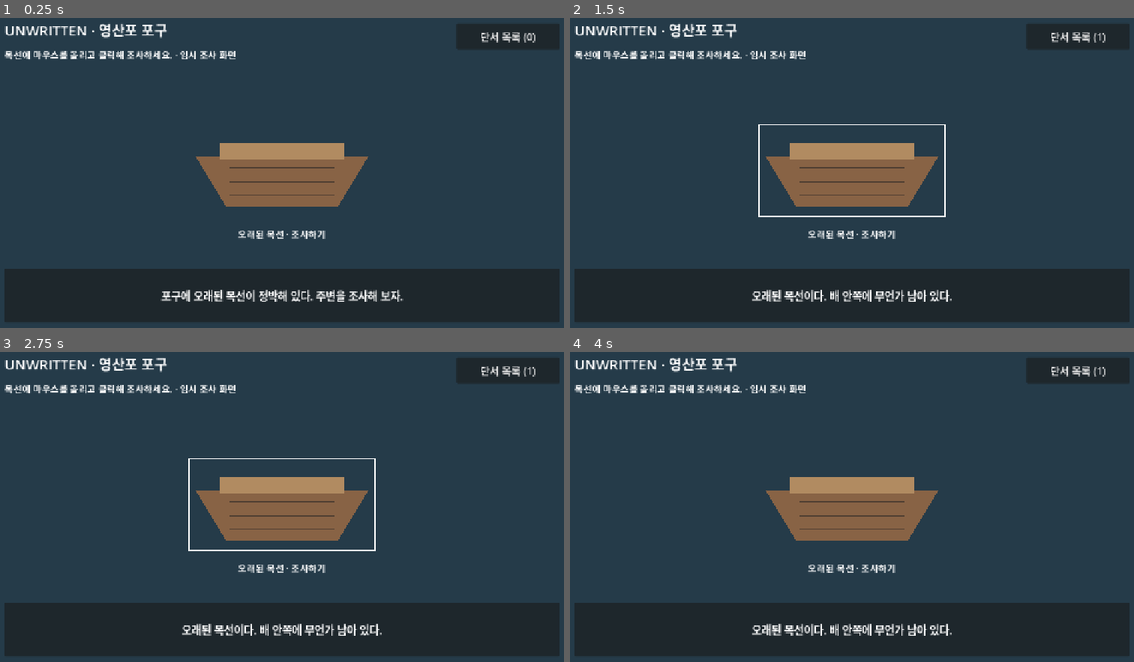
Above: before the commit, frames 1-4 (two rows, left to right).
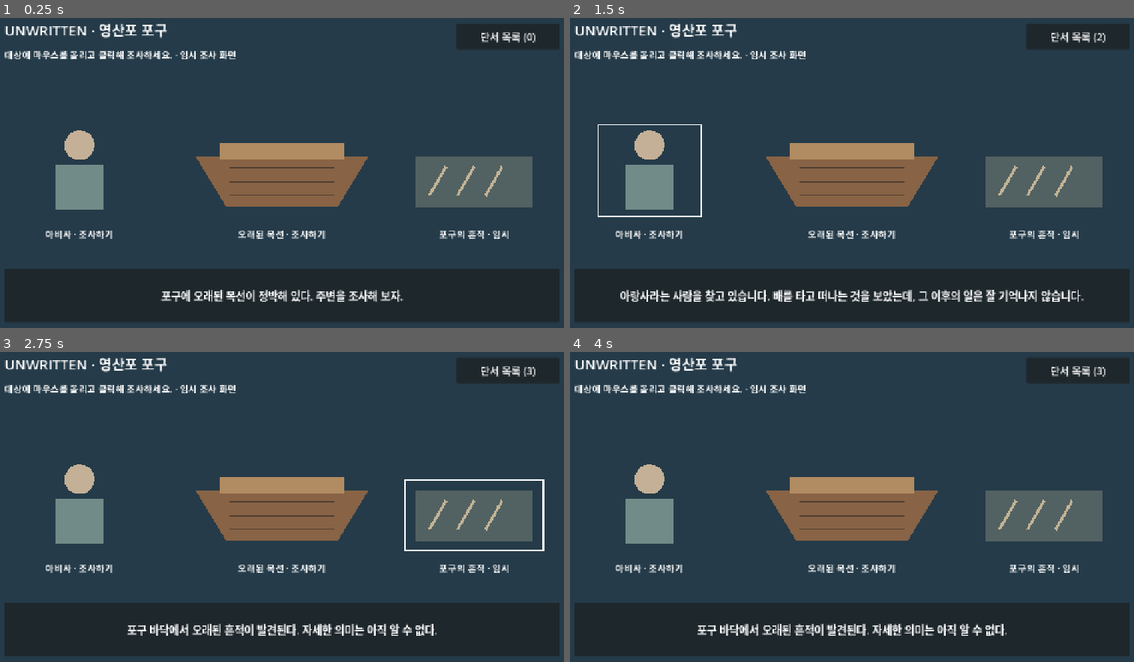
Above: after the commit, the same moments.

Repository: Enjay01056/unwritten
Game: Godot game, scene res://main.tscn
The game is run twice, just before and just after one commit, with the same random seed, the same clock (stepped at 60 frames per second) and the same inputs. The project has no main scene, so this scene is started directly.
Inputs (mouse positions are in pixels of both pictures, inside the frame that each line leads up to; where the layout moved, square brackets give the same spot in the first picture):
- Up to frame 1 (0.25 s): no input
- Up to frame 2 (1.5 s): click (852, 169) at 0.5 s; click (648, 169) [852, 169] at 1.25 s
- Up to frame 3 (2.75 s): click (473, 516) [282, 503] at 2 s
- Up to frame 4 (4 s): click "단서 목록 (1)" (after the commit: "단서 목록 (3)") at 2.75 s; click "닫기" at 3.5 s

The runs differ from the first frame. In frame 1, 5.5% of the frame differs, in the area x 0-95%, y 10-72%; in frame 2, 8.1%, in the area x 0-95%, y 4-92%; in frame 3, 7.6%; in frame 4, 6.9%.

Commit message:
feat: expand investigation targets and clues

Diff:
--- a/data/investigation.json
+++ b/data/investigation.json
@@ -3,12 +3,31 @@
     "clue_boat_01": {
       "name": "오래된 목선",
       "description": "영산포 포구에서 발견한 오래된 목선. 현재 조사 중인 왜곡 현상과 관련이 있을 수 있다."
+    },
+    "clue_abisa_01": {
+      "name": "아비사의 증언",
+      "description": "아비사는 아랑사가 배를 타고 떠난 뒤 돌아오지 않았다고 말한다. 그러나 그 이후의 상황은 명확하게 기억하지 못한다.",
+      "category": "testimony"
+    },
+    "clue_port_01": {
+      "name": "포구의 흔적",
+      "description": "영산포 포구에서 발견한 오래된 흔적. 현재로서는 무엇을 의미하는지 판단하기 어렵다.",
+      "category": "observation"
     }
   },
   "targets": {
     "boat": {
       "clue_id": "clue_boat_01",
       "inspection_text": "오래된 목선이다. 배 안쪽에 무언가 남아 있다."
+    },
+    "abisa": {
+      "clue_id": "clue_abisa_01",
+      "inspection_text": "아랑사라는 사람을 찾고 있습니다. 배를 타고 떠나는 것을 보았는데, 그 이후의 일은 잘 기억나지 않습니다."
+    },
+    "port": {
+      "clue_id": "clue_port_01",
+      "inspection_text": "포구 바닥에서 오래된 흔적이 발견된다. 자세한 의미는 아직 알 수 없다.",
+      "prototype_only": true
     }
   }
 }
--- a/main.tscn
+++ b/main.tscn
@@ -41,7 +41,7 @@
 offset_right = 850.0
 offset_bottom = 128.0
 theme_override_font_sizes/font_size = 20
-text = "목선에 마우스를 올리고 클릭해 조사하세요. · 임시 조사 화면"
+text = "대상에 마우스를 올리고 클릭해 조사하세요. · 임시 조사 화면"
 
 [node name="Boat" type="Button" parent="Interface/Screen" groups=["investigation_targets"]]
 offset_left = 440.0
@@ -60,6 +60,50 @@
 offset_bottom = 510.0
 theme_override_font_sizes/font_size = 20
 text = "오래된 목선 · 조사하기"
+horizontal_alignment = 1
+mouse_filter = 2
+
+[node name="Abisa" type="Button" parent="Interface/Screen" groups=["investigation_targets"]]
+offset_left = 96.0
+offset_top = 255.0
+offset_right = 320.0
+offset_bottom = 455.0
+mouse_default_cursor_shape = 2
+tooltip_text = "아비사 조사 · 임시 NPC"
+flat = true
+script = ExtResource("2_target")
+target_id = "abisa"
+placeholder_kind = "npc"
+
+[node name="AbisaCaption" type="Label" parent="Interface/Screen"]
+offset_left = 96.0
+offset_top = 475.0
+offset_right = 320.0
+offset_bottom = 510.0
+theme_override_font_sizes/font_size = 20
+text = "아비사 · 조사하기"
+horizontal_alignment = 1
+mouse_filter = 2
+
+[node name="Port" type="Button" parent="Interface/Screen" groups=["investigation_targets"]]
+offset_left = 900.0
+offset_top = 300.0
+offset_right = 1200.0
+offset_bottom = 455.0
+mouse_default_cursor_shape = 2
+tooltip_text = "포구의 흔적 조사 · 검증용 임시 콘텐츠"
+flat = true
+script = ExtResource("2_target")
+target_id = "port"
+placeholder_kind = "trace"
+
+[node name="PortCaption" type="Label" parent="Interface/Screen"]
+offset_left = 900.0
+offset_top = 475.0
+offset_right = 1200.0
+offset_bottom = 510.0
+theme_override_font_sizes/font_size = 20
+text = "포구의 흔적 · 임시"
 horizontal_alignment = 1
 mouse_filter = 2
 
--- a/scripts/investigation_target.gd
+++ b/scripts/investigation_target.gd
@@ -2,6 +2,7 @@
 
 @export var target_id: String = "boat"
 @export var target_texture: Texture2D
+@export_enum("boat", "npc", "trace") var placeholder_kind: String = "boat"
 var is_hovered: bool = false
 
 
@@ -19,6 +20,13 @@
 func _draw() -> void:
 	if target_texture != null:
 		draw_texture_rect(target_texture, Rect2(Vector2.ZERO, size), false)
+	elif placeholder_kind == "npc":
+		draw_circle(Vector2(size.x * 0.5, size.y * 0.23), size.y * 0.16, Color("c4b096"))
+		draw_rect(Rect2(size * Vector2(0.27, 0.44), size * Vector2(0.46, 0.48)), Color("718b88"))
+	elif placeholder_kind == "trace":
+		draw_rect(Rect2(size * Vector2(0.08, 0.15), size * Vector2(0.84, 0.72)), Color("526162"))
+		for fraction in [0.30, 0.50, 0.70]:
+			draw_line(size * Vector2(fraction, 0.30), size * Vector2(fraction - 0.12, 0.70), Color("c2b495"), 6.0)
 	else:
 		var hull := PackedVector2Array([
 			Vector2(size.x * 0.04, size.y * 0.35),
--- a/scripts/main.gd
+++ b/scripts/main.gd
@@ -55,6 +55,11 @@
 	clue_panel.visible = not clue_panel.visible
 
 
+func get_clue_category(clue_id: String) -> String:
+	# 기존 단서처럼 분류가 없는 데이터도 그대로 사용할 수 있습니다.
+	return clue_definitions.get(clue_id, {}).get("category", "uncategorized")
+
+
 func _refresh_clues() -> void:
 	for child in clue_entries.get_children():
 		clue_entries.remove_child(child)
@@ -65,11 +70,12 @@
 		return
 	for clue_id in acquired_clue_ids:
 		var clue: Dictionary = clue_definitions[clue_id]
-		_add_clue_label(clue["name"], 24)
+		var name_label := _add_clue_label(clue["name"], 24)
+		name_label.set_meta("category", get_clue_category(clue_id))
 		_add_clue_label(clue["description"])
 
 
-func _add_clue_label(content: String, font_size: int = 20) -> void:
+func _add_clue_label(content: String, font_size: int = 20) -> Label:
 	var label := Label.new()
 	label.text = content
 	# 자동 줄바꿈의 기준 폭을 보장하고, 긴 설명의 행간을 확보합니다.
@@ -79,3 +85,4 @@
 	label.add_theme_constant_override("line_spacing", 6)
 	label.size_flags_horizontal = Control.SIZE_EXPAND_FILL
 	clue_entries.add_child(label)
+	return label
--- a/tests/investigation_test.gd
+++ b/tests/investigation_test.gd
@@ -72,5 +72,98 @@
 	_check(description.get_theme_constant("line_spacing") == 6, "설명에 지정된 행간이 적용되어야 합니다.")
 	await _click(Vector2(1100, 65))
 	_check(not panel.visible, "목록 버튼을 다시 누르면 닫혀야 합니다.")
+	scene.free()
+	await _test_multiple_targets()
 	print("조사 프로토타입 입력·데이터 검사: 실패 %d개" % failures)
 	quit(0 if failures == 0 else 1)
+
+
+func _test_multiple_targets() -> void:
+	var expected := {
+		"boat": {
+			"node": "Boat", "position": Vector2(600, 340),
+			"clue_id": "clue_boat_01", "name": "오래된 목선",
+			"category": "uncategorized",
+			"description": "영산포 포구에서 발견한 오래된 목선. 현재 조사 중인 왜곡 현상과 관련이 있을 수 있다.",
+			"text": "오래된 목선이다. 배 안쪽에 무언가 남아 있다."
+		},
+		"abisa": {
+			"node": "Abisa", "position": Vector2(200, 340),
+			"clue_id": "clue_abisa_01", "name": "아비사의 증언",
+			"category": "testimony",
+			"description": "아비사는 아랑사가 배를 타고 떠난 뒤 돌아오지 않았다고 말한다. 그러나 그 이후의 상황은 명확하게 기억하지 못한다.",
+			"text": "아랑사라는 사람을 찾고 있습니다. 배를 타고 떠나는 것을 보았는데, 그 이후의 일은 잘 기억나지 않습니다."
+		},
+		"port": {
+			"node": "Port", "position": Vector2(1050, 370),
+			"clue_id": "clue_port_01", "name": "포구의 흔적",
+			"category": "observation",
+			"description": "영산포 포구에서 발견한 오래된 흔적. 현재로서는 무엇을 의미하는지 판단하기 어렵다.",
+			"text": "포구 바닥에서 오래된 흔적이 발견된다. 자세한 의미는 아직 알 수 없다."
+		}
+	}
+	# 새 씬으로 시작해 세 대상의 모든 조사 순서를 실제 GUI 입력으로 검사합니다.
+	var orders := [
+		["boat", "abisa", "port"], ["boat", "port", "abisa"],
+		["abisa", "boat", "port"], ["abisa", "port", "boat"],
+		["port", "boat", "abisa"], ["port", "abisa", "boat"]
+	]
+	for order in orders:
+		var scene = load("res://main.tscn").instantiate()
+		root.add_child(scene)
+		await process_frame
+		await process_frame
+		_check(scene.target_definitions.size() == 3, "세 조사 대상 데이터를 로드해야 합니다.")
+		_check(scene.clue_definitions.size() == 3, "서로 다른 단서 ID 세 개를 로드해야 합니다.")
+		_check(get_nodes_in_group("investigation_targets").size() == 3, "씬에 조사 대상 세 개가 있어야 합니다.")
+		_check(not scene.clue_definitions["clue_boat_01"].has("category"), "기존 목선의 분류 없는 스키마를 유지해야 합니다.")
+		_check(scene.target_definitions["port"].get("prototype_only", false), "포구의 흔적은 임시 콘텐츠여야 합니다.")
+		var expected_ids: Array[String] = []
+		for target_id in order:
+			var item: Dictionary = expected[target_id]
+			_check(scene.target_definitions[target_id]["clue_id"] == item["clue_id"], "대상과 단서의 데이터 연결이 일치해야 합니다.")
+			await _move_mouse(item["position"])
+			for other_id in expected:
+				var target = scene.get_node("Interface/Screen/" + expected[other_id]["node"])
+				_check(target.is_hovered == (other_id == target_id), "각 대상의 호버는 독립적이어야 합니다.")
+				if other_id != target_id:
+					var current = scene.get_node("Interface/Screen/" + item["node"])
+					_check(not current.get_global_rect().intersects(target.get_global_rect()), "조사 대상끼리 겹치면 안 됩니다.")
+			await _click(item["position"])
+			expected_ids.append(item["clue_id"])
+			_check(scene.acquired_clue_ids == expected_ids, "조사 순서와 관계없이 각 단서를 획득해야 합니다.")
+			_check(scene.investigation_text.text == item["text"], "각 대상의 지정된 조사 문구를 표시해야 합니다.")
+			_check(scene.get_clue_category(item["clue_id"]) == item["category"], "선택적 단서 분류를 처리해야 합니다.")
+			await _click(item["position"])
+			_check(scene.acquired_clue_ids == expected_ids, "각 대상의 반복 조사로 단서가 중복되면 안 됩니다.")
+			_check(scene.investigation_text.text == item["text"], "획득 후에도 재조사가 가능해야 합니다.")
+		await _move_mouse(Vector2(100, 200))
+		for target in get_nodes_in_group("investigation_targets"):
+			_check(not target.is_hovered, "대상 이탈 시 모든 강조가 해제되어야 합니다.")
+		await _click(Vector2(1100, 65))
+		await process_frame
+		await process_frame
+		var entries = scene.clue_entries
+		_check(scene.clue_toggle.text == "단서 목록 (3)", "목록 버튼은 단서 세 개를 표시해야 합니다.")
+		_check(entries.get_child_count() == 6, "이름과 설명을 포함한 단서 세 개만 표시해야 합니다.")
+		for index in range(order.size()):
+			var item: Dictionary = expected[order[index]]
+			var name_label: Label = entries.get_child(index * 2)
+			var description: Label = entries.get_child(index * 2 + 1)
+			_check(name_label.text == item["name"], "모든 단서 이름이 정확해야 합니다.")
+			_check(description.text == item["description"], "모든 단서 설명이 정확해야 합니다.")
+			_check(name_label.get_meta("category") == item["category"], "목록은 해당 단서 분류를 유지해야 합니다.")
+			_check(description.get_line_count() > 1, "각 설명은 줄바꿈되어야 합니다.")
+			_check(description.size.x <= 326.0, "각 설명은 내부 폭을 넘지 않아야 합니다.")
+			_check(description.size.y >= description.get_minimum_size().y, "설명 텍스트 높이가 잘리지 않아야 합니다.")
+		var scroll: ScrollContainer = scene.get_node("Interface/Screen/CluePanel/Padding/Layout/Scroll")
+		_check(scroll.get_v_scroll_bar().max_value > scroll.size.y, "세 단서 목록을 세로로 스크롤할 수 있어야 합니다.")
+		scroll.scroll_vertical = 10000
+		await process_frame
+		var last_description: Label = entries.get_child(5)
+		_check(last_description.get_global_rect().end.y <= scroll.get_global_rect().end.y + 1.0, "스크롤하면 마지막 설명의 끝까지 볼 수 있어야 합니다.")
+		await _click(Vector2(1050, 515))
+		_check(not scene.clue_panel.visible, "세 단서 획득 후에도 목록을 닫을 수 있어야 합니다.")
+		scene.free()
+		await process_frame
+	print("다중 조사 대상 검사: 전체 6가지 조사 순서 완료")
